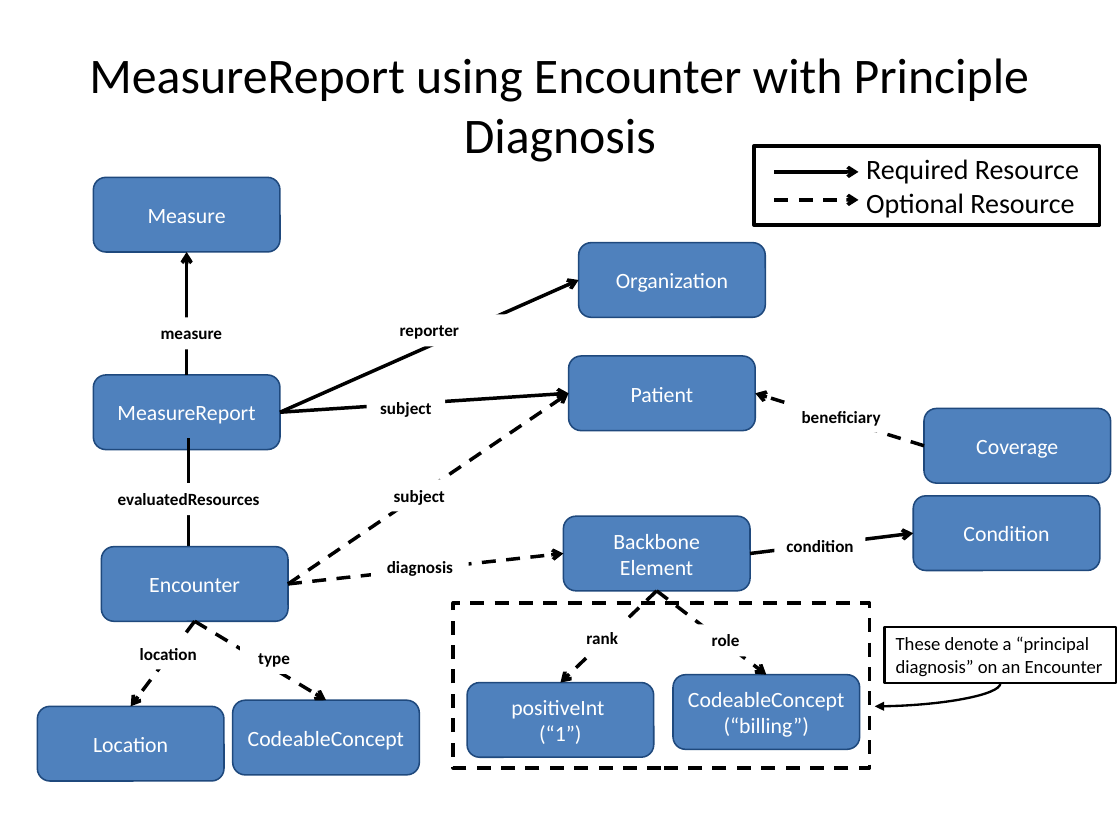
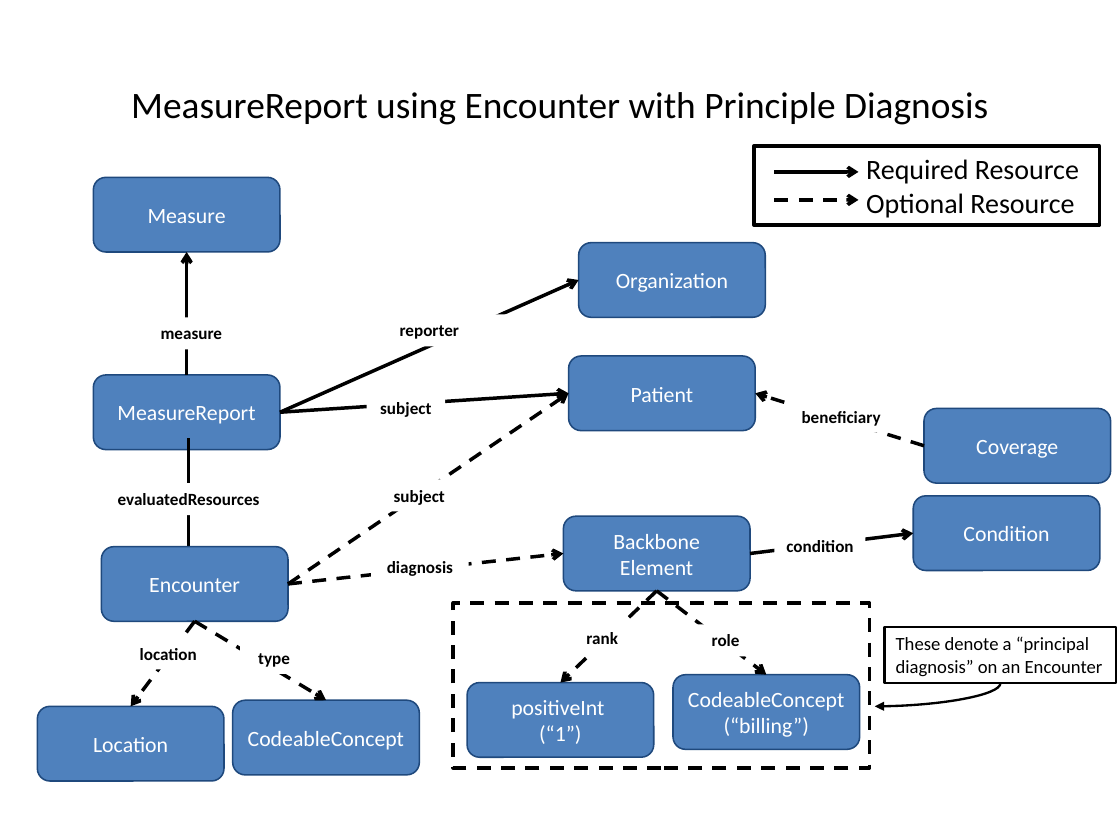
Before and after one commit to HL7/davinci-deqm, a slide deck: slide 12 of input/images/source/DEQM Resource Diagram - VTE.pptx. Drawn at 1120x840 pixels with LibreOffice and Linux fonts; fonts in the diff are those of the drawing. Boxes give left, top, right and bottom in pixels: in the first picture for what was removed or moved away, otherwise in the second. Text is boxed around its words. In the diff, an @@ line names an element or a change of style, - is before the commit and + after.

```diff
--- a/input/images/source/DEQM Resource Diagram - VTE.pptx
+++ b/input/images/source/DEQM Resource Diagram - VTE.pptx
@@ title "MeasureReport using Encounter with Principle ..." at <box>131,92,988,125</box>: size 32 to 24 pt @@
```
Also in this commit, not shown: 4 other slides changed, 15 other files.
